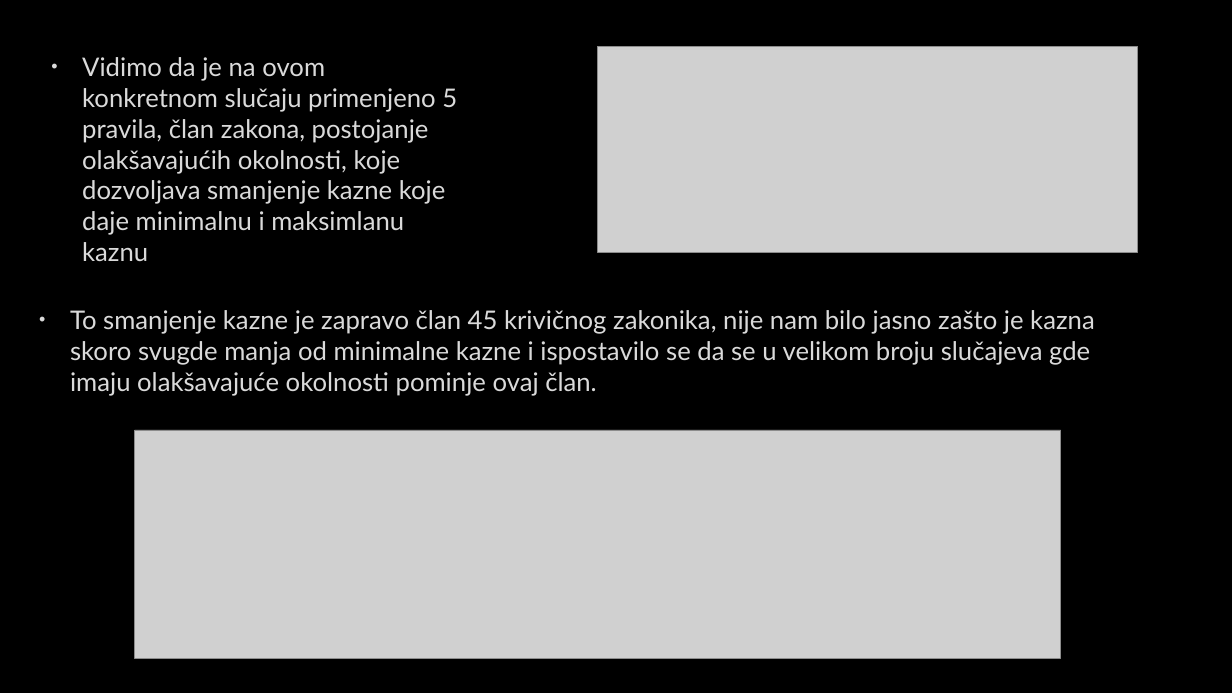
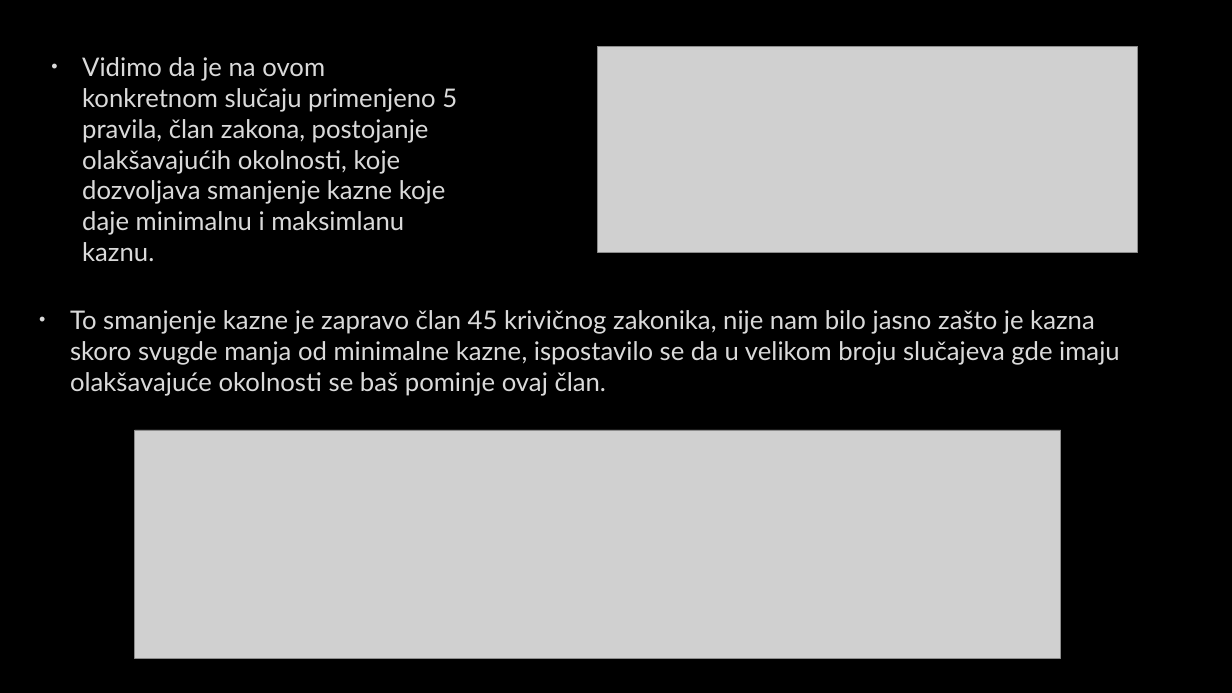
Before and after one commit to urospetraskovic/PravnaInformatikaTeam8, a slide deck: slide 27 of Project/Prezentacija.pptx. Drawn at 1232x693 pixels with LibreOffice and Linux fonts; fonts in the diff are those of the drawing; grey boxes stand for pictures; background and template pictures are left out. Boxes give left, top, right and bottom in pixels: in the first picture for what was removed or moved away, otherwise in the second. Text is boxed around its words. In the diff, an @@ line names an element or a change of style, - is before the commit and + after.

```diff
--- a/Project/Prezentacija.pptx
+++ b/Project/Prezentacija.pptx
@@ text at (82, 57, 457, 261): text changed @@
-• Vidimo da je na ovom konkretnom slučaju primenjeno 5 pravila, član zakona, postojanje olakšavajućih okolnosti, koje dozvoljava smanjenje kazne koje daje minimalnu i maksimlanu kaznu
+• Vidimo da je na ovom konkretnom slučaju primenjeno 5 pravila, član zakona, postojanje olakšavajućih okolnosti, koje dozvoljava smanjenje kazne koje daje minimalnu i maksimlanu kaznu.
@@ text at (70, 310, 1120, 396): text changed @@
-• To smanjenje kazne je zapravo član 45 krivičnog zakonika, nije nam bilo jasno zašto je kazna skoro svugde manja od minimalne kazne i ispostavilo se da se u velikom broju slučajeva gde imaju olakšavajuće okolnosti pominje ovaj član.
+• To smanjenje kazne je zapravo član 45 krivičnog zakonika, nije nam bilo jasno zašto je kazna skoro svugde manja od minimalne kazne, ispostavilo se da u velikom broju slučajeva gde imaju olakšavajuće okolnosti se baš pominje ovaj član.
```
Also in this commit, not shown: 44 other slides changed.
